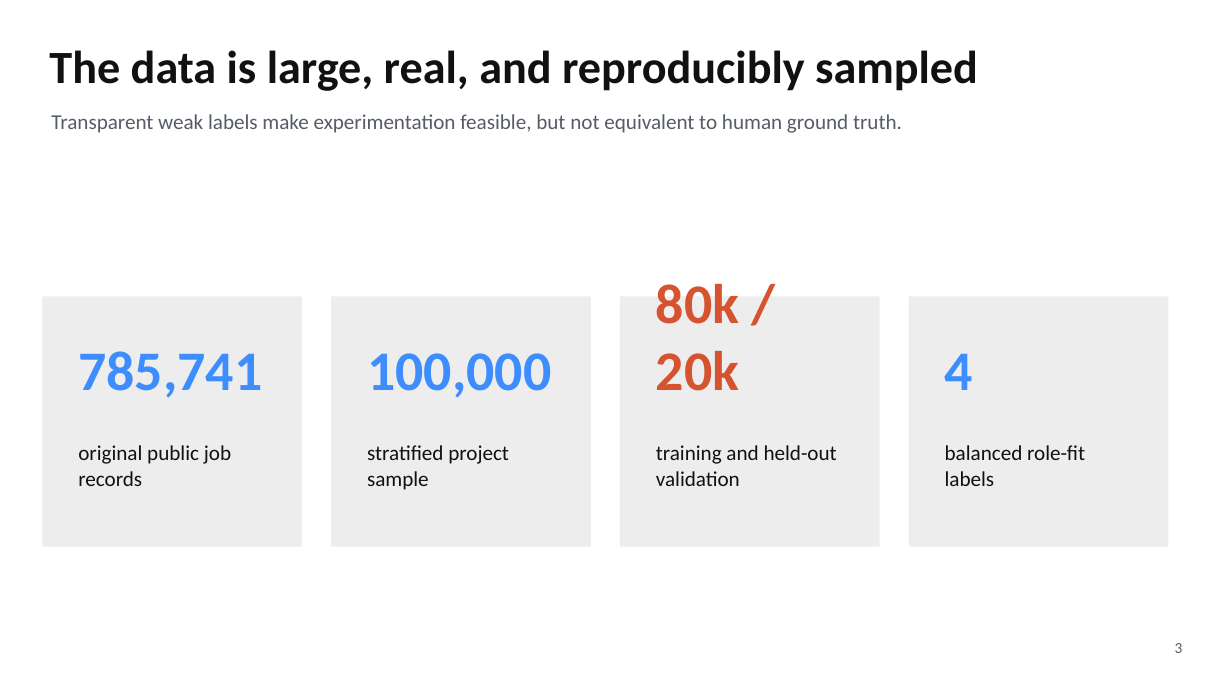
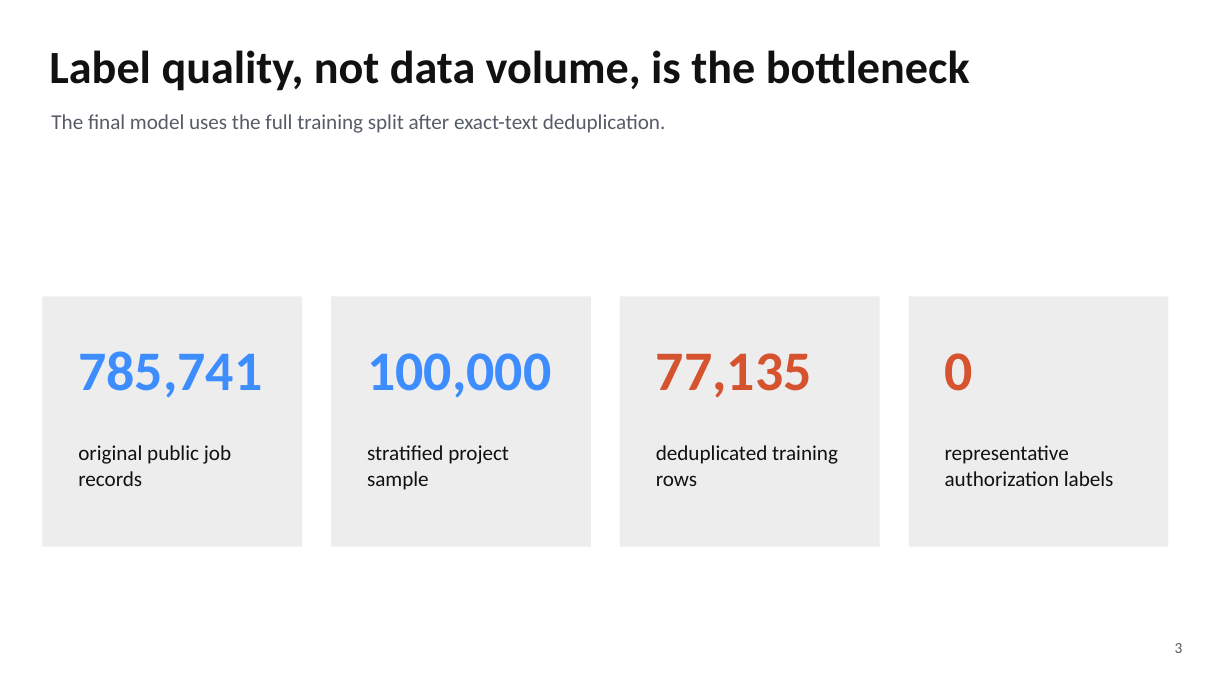
Before and after one commit to Kongbai815/job-matching-nlp, a slide deck: slide 3 of slides/MSBA_Job_Matching_Final_Deck.pptx. Drawn at 1232x693 pixels with LibreOffice and Linux fonts; fonts in the diff are those of the drawing. Boxes give left, top, right and bottom in pixels: in the first picture for what was removed or moved away, otherwise in the second. Text is boxed around its words. In the diff, an @@ line names an element or a change of style, - is before the commit and + after.

```diff
--- a/slides/MSBA_Job_Matching_Final_Deck.pptx
+++ b/slides/MSBA_Job_Matching_Final_Deck.pptx
@@ text at [49, 50, 970, 91]: text changed @@
-The data is large, real, and reproducibly sampled
+Label quality, not data volume, is the bottleneck
@@ text at [51, 114, 665, 133]: text changed @@
-Transparent weak labels make experimentation feasible, but not equivalent to human ground truth.
+The final model uses the full training split after exact-text deduplication.
@@ text at [656, 353, 812, 398]: text changed @@
-80k / 20k
+77,135
@@ text at [945, 353, 973, 391]: text changed; text colour #3D8DFF to #D6532F @@
-4
+0
@@ text at [656, 445, 838, 486]: text changed @@
-training and held-out validation
+deduplicated training rows
@@ text at [945, 445, 1114, 486]: text changed @@
-balanced role-fit labels
+representative authorization labels
```
Also in this commit, not shown: 6 other slides changed, 1 slide added, 1 slide removed, 34 other files.
